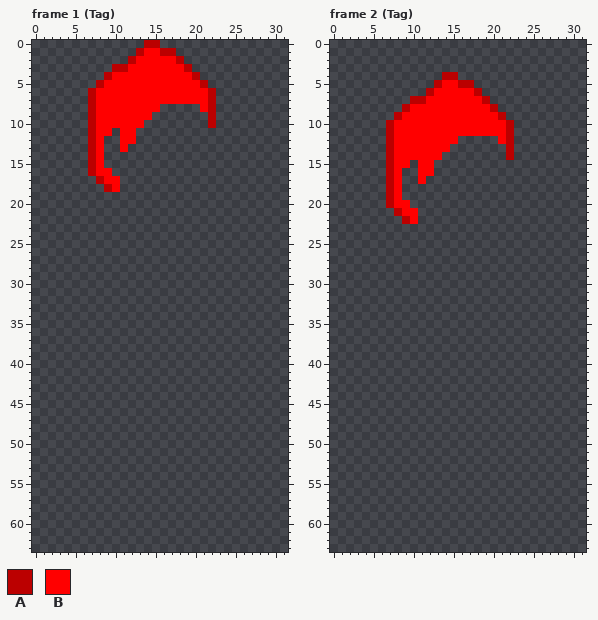
A pixel-art file gets an edit: Assets/Resources/Clothes/Hair Right.aseprite. Above, as it was before the edit.
32x64 pixels, 12 frames. Colours within 5 levels of each other are drawn and written as one. Shown: frame 1 (Tag), frame 2 (Tag). The commit also changed other frames, which this record leaves out.
Palette (. is transparent): A #bb0000  B #ff0000
Pixels before, frame 1 (Tag), first column x 7:
 0 .......AA.......
 1 ......ABBAA.....
 2 .....ABBBBBA....
 3 ...AABBBBBBBA...
 4 ..ABBBBBBBBBBA..
 5 .ABBBBBBBBBBBBA.
 6 ABBBBBBBBBBBBBBA
 7 ABBBBBBBBBBBBBBA
 8 ABBBBBBBB.....BA
 9 ABBBBBBB.......A
10 ABBBBBB........A
11 ABB.BB..........
12 AB..BB..........
13 AB..B...........
14 AB..............
15 AB..............
16 ABB.............
17 .ABB............
18 ..AB............
Pixels before, frame 2 (Tag), first column x 7:
 4 .......AA.......
 5 ......ABBAA.....
 6 .....ABBBBBA....
 7 ...AABBBBBBBA...
 8 ..ABBBBBBBBBBA..
 9 .ABBBBBBBBBBBBA.
10 ABBBBBBBBBBBBBBA
11 ABBBBBBBBBBBBBBA
12 ABBBBBBBB.....BA
13 ABBBBBBB.......A
14 ABBBBBB........A
15 ABB.BB..........
16 AB..BB..........
17 AB..B...........
18 AB..............
19 AB..............
20 ABB.............
21 .ABB............
22 ..AB............
After:
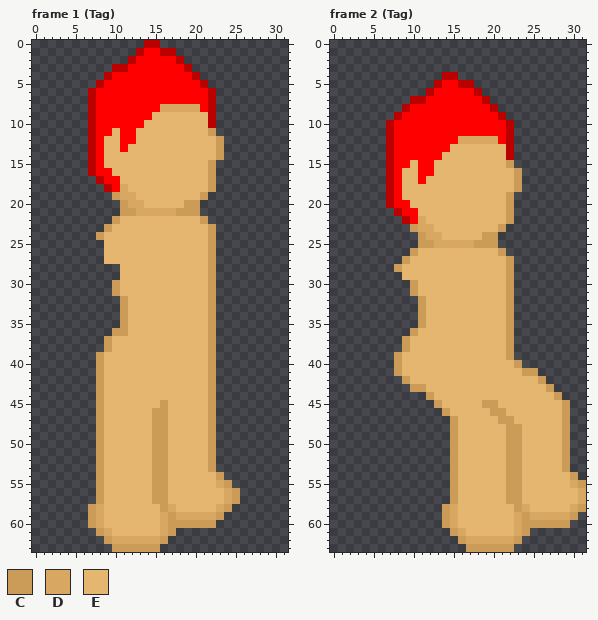
Colours new in this view: C #cb9c57  D #d8a862  E #e5b670
Edits made:
layer "Layer 1" now shown
Changed rows in their new state; - is an unchanged pixel.
Frame 1 (Tag), layer "Layer 1":
first column x 7:
 8 ---------DDDDD-----
 9 --------EEEEEEE----
10 -------EEEEEEEE----
11 ---E--EEEEEEEEEC---
12 --EE--EEEEEEEEEEC--
13 --EE-EEEEEEEEEEEC--
14 --EEEEEEEEEEEEEEC--
15 --EEEEEEEEEEEEEC---
16 ---EEEEEEEEEEEEC---
17 ----EEEEEEEEEEEC---
18 ----DEEEEEEEEEEC---
19 ---CDDEEEEEEEEC----
20 ----CDDEEEEECC-----
21 ----CCDDDDDCCC-----
22 ---CEEEEEEEEEEC----
23 --CEEEEEEEEEEEEC---
24 -CEEEEEEEEEEEEEC---
25 --EEEEEEEEEEEEEC---
26 --EEEEEEEEEEEEEC---
27 --EEEEEEEEEEEEEC---
28 ----EEEEEEEEEEEC---
29 ----EEEEEEEEEEEC---
30 ---CEEEEEEEEEEEC---
31 ---CEEEEEEEEEEEC---
32 ----CEEEEEEEEEEC---
33 ----CEEEEEEEEEEC---
34 ----CEEEEEEEEEEC---
35 ----CEEEEEEEEEEC---
36 ---CCEEEEEEEEEEC---
37 --CEEEEEEEEEEEEC---
38 --CEEEEEEEEEEEEC---
39 -CEEEEEEEEEEEEEC---
40 -CEEEEEEEEEEEEEC---
41 -CEEEEEEEEEEEEEC---
42 -CEEEEEEEEEEEEEC---
43 -CEEEEEEEEEEEEEC---
44 -CEEEEEEEEEEEEEC---
45 -CEEEEEEECEEEEEC---
46 -CEEEEEECCEEEEEC---
47 -CEEEEEECCEEEEEC---
48 -CEEEEEECCEEEEEC---
49 -CEEEEEECCEEEEEC---
50 -CEEEEEECCEEEEEC---
51 -CEEEEEECCEEEEEC---
52 -CEEEEEECCEEEEEC---
53 -CEEEEEECCEEEEEC---
54 -CEEEEEECCEEEEEEC--
55 -CEEEEEECCEEEEEEDC-
56 -CEEEEEECCEEEEEEEDC
57 -CEEEEEECCEEEEEEEDC
58 CDEEEEEEECDEEEEEDC-
59 CDEEEEEEEDCDDDDDC--
60 CDEEEEEEEDCCCCCC---
61 -CDEEEEEEDC--------
62 --CDDDDDDC---------
63 ---CCCCCC----------
Frame 2 (Tag), layer "Layer 1":
first column x 8:
12 --------DDDDD-----------
13 -------EEEEEEE----------
14 ------EEEEEEEE----------
15 --E--EEEEEEEEEC---------
16 -EE--EEEEEEEEEEC--------
17 -EE-EEEEEEEEEEEC--------
18 -EEEEEEEEEEEEEEC--------
19 -EEEEEEEEEEEEEC---------
20 --EEEEEEEEEEEEC---------
21 ---EEEEEEEEEEEC---------
22 ---DEEEEEEEEEEC---------
23 --CDDEEEEEEEEC----------
24 ---CDDEEEEECC-----------
25 ---CCDDDDDCCC-----------
26 --CEEEEEEEEEEC----------
27 -CEEEEEEEEEEEEC---------
28 CEEEEEEEEEEEEEC---------
29 -EEEEEEEEEEEEEC---------
30 --CEEEEEEEEEEEC---------
31 --CEEEEEEEEEEEC---------
32 ---CEEEEEEEEEEC---------
33 ---CEEEEEEEEEEC---------
34 ---CEEEEEEEEEEC---------
35 ---CEEEEEEEEEEC---------
36 --CEEEEEEEEEEEC---------
37 -CEEEEEEEEEEEEC---------
38 -CEEEEEEEEEEEEC---------
39 CEEEEEEEEEEEEEC---------
40 CEEEEEEEEEEEEEEC--------
41 CEEEEEEEEEEEEEEECC------
42 -CEEEEEEEEEEEEEEEEC-----
43 --CCEEEEEEEEEEEEEEEC----
44 ----CEEEEEEEEEEEEEEEC---
45 -----CEEEEECCEEEEEEEEC--
46 ------CEEEEECCEEEEEEEC--
47 -------CEEEEECCEEEEEEC--
48 -------CEEEEEECCEEEEEC--
49 -------CEEEEEECCEEEEEC--
50 -------CEEEEEECCEEEEEC--
51 -------CEEEEEECCEEEEEC--
52 -------CEEEEEECCEEEEEC--
53 -------CEEEEEECCEEEEEC--
54 -------CEEEEEECCEEEEEEC-
55 -------CEEEEEECCEEEEEEDC
56 -------CEEEEEECCEEEEEEED
57 -------CEEEEEECCEEEEEEED
58 ------CDEEEEEEECDEEEEEDC
59 ------CDEEEEEEEDCDDDDDC-
60 ------CDEEEEEEEDCCCCCC--
61 -------CDEEEEEEDC-------
62 --------CDDDDDDC--------
63 ---------CCCCCC---------
Boxes around the changes in both pictures, in picture pixels (x1, y1, x2, y2):
added: (88, 104, 240, 552)
added: (394, 136, 586, 552)
